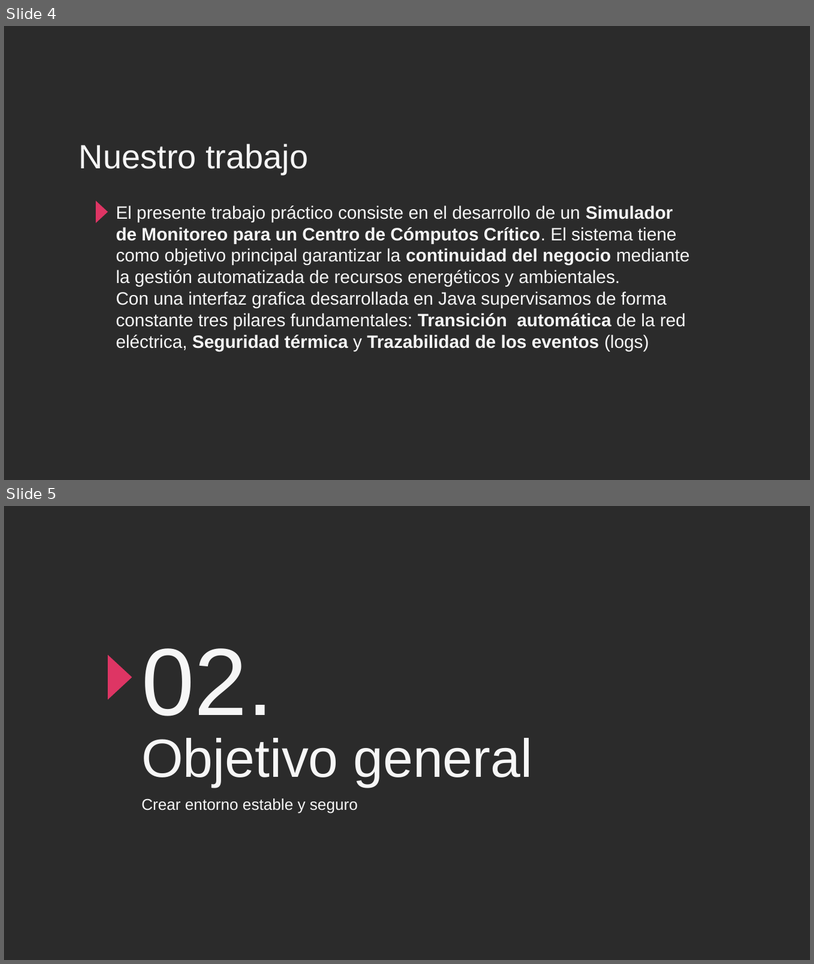
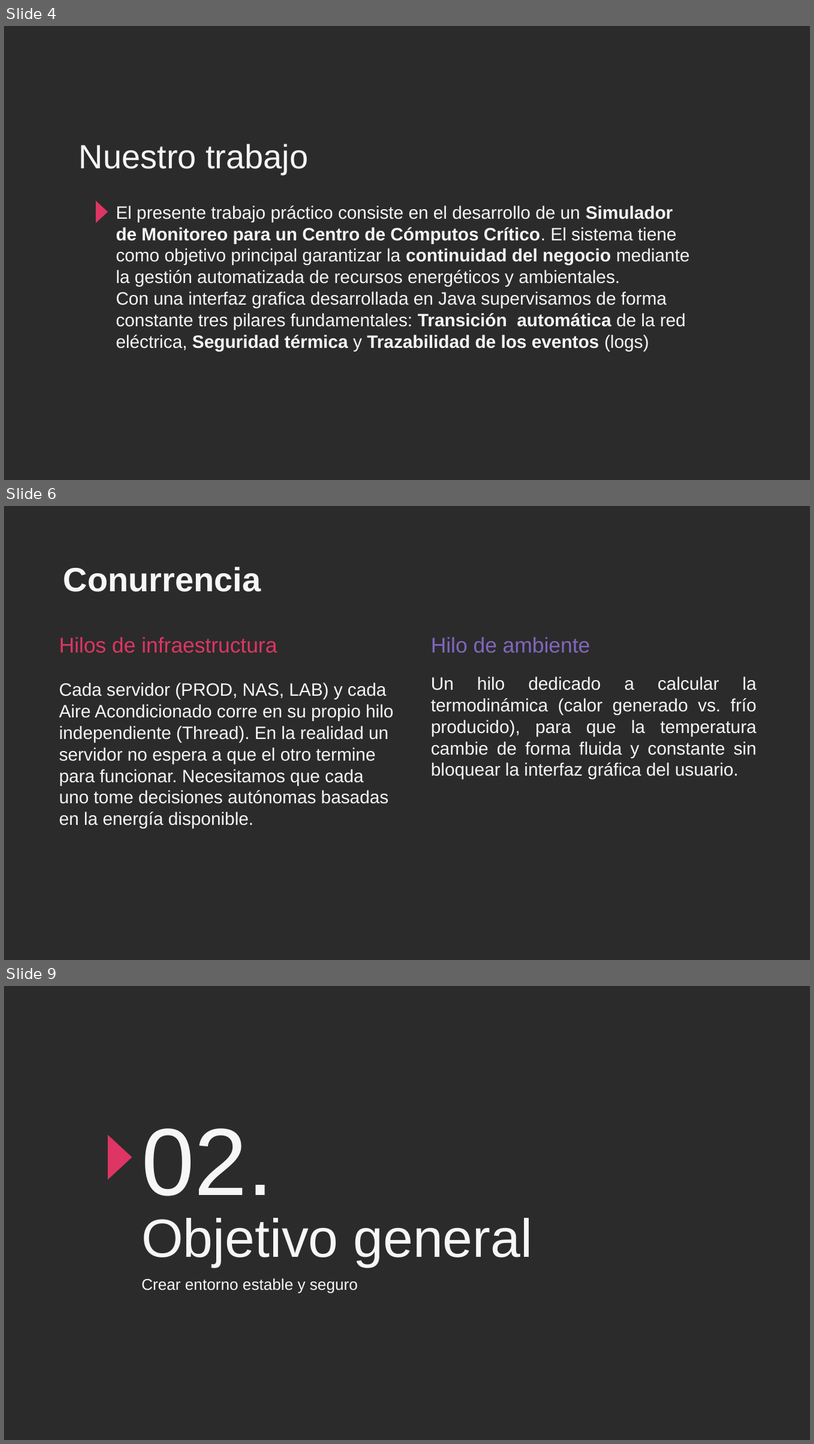
Before and after one commit to Juanpasq/concurrente-datacenter, a slide deck: documentacion/datacenter-final.pptx. Shown one above the other, each under a label of ours: slides 4 and 5 before the commit, slides 4, 6 and 9 after it; the slides between them are not shown. The pictures are 814x964 and 814x1444 pixels, drawn with LibreOffice and Linux fonts; fonts in the diff are those of the drawing; background and template pictures are left out; a plain dark background stands for a picture behind light text. Boxes give left, top, right and bottom in pixels: in the first picture for what was removed or moved away, otherwise in the second. Text is boxed around its words. In the diff, an @@ line names an element or a change of style, - is before the commit and + after.

```diff
--- a/documentacion/datacenter-final.pptx
+++ b/documentacion/datacenter-final.pptx
@@ slide 6 added at [4,506,810,960], background picture (left out) @@
@@ title added at [63,567,261,592], 30 pt, text #F6F6F6, bold @@
+Conurrencia
@@ subtitle added at [59,637,277,653], 19 pt, text #DE3564 @@
+Hilos de infraestructura
@@ subtitle added at [431,637,591,653], 19 pt, text #8167BD @@
+Hilo de ambiente
@@ text added at [59,682,393,828], 16 pt, text #F6F6F6 @@
+Cada servidor (PROD, NAS, LAB) y cada Aire Acondicionado corre en su propio hilo independiente (Thread). En la realidad un servidor no espera a que el otro termine para funcionar. Necesitamos que cada uno tome decisiones autónomas basadas en la energía disponible.
@@ text added at [431,676,757,779], 16 pt, text #F6F6F6 @@
+Un hilo dedicado a calcular la termodinámica (calor generado vs. frío producido), para que la temperatura cambie de forma fluida y constante sin bloquear la interfaz gráfica del usuario.
@@ what was slide 5 is now slide 9 @@
```
Also in this commit, not shown: 3 other slides added, 1 other file.
